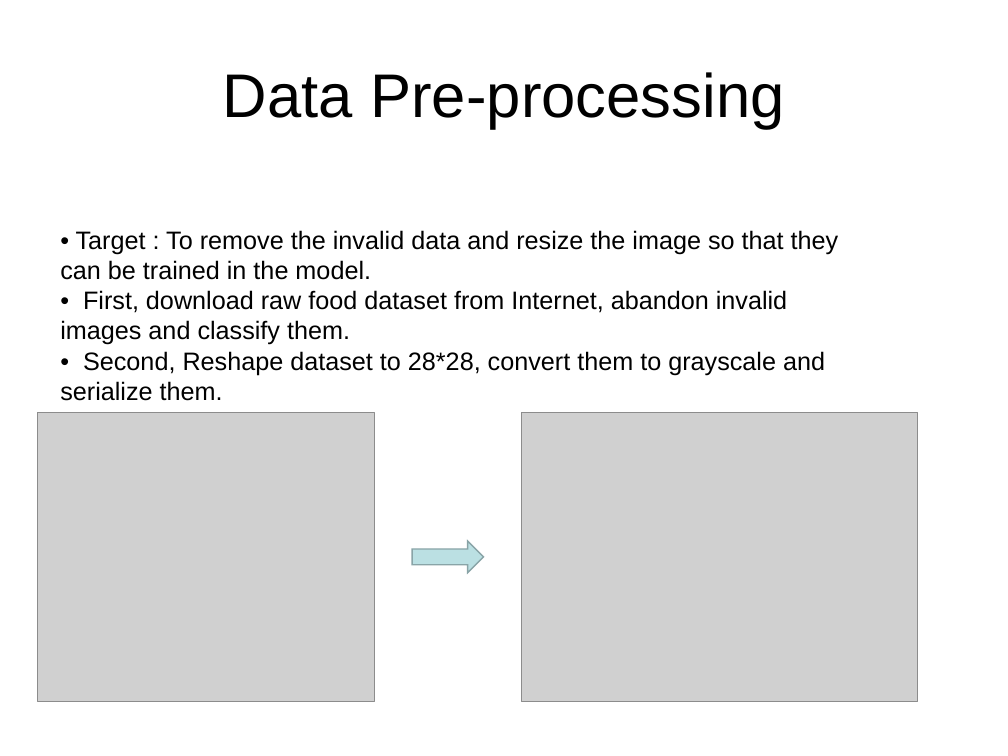
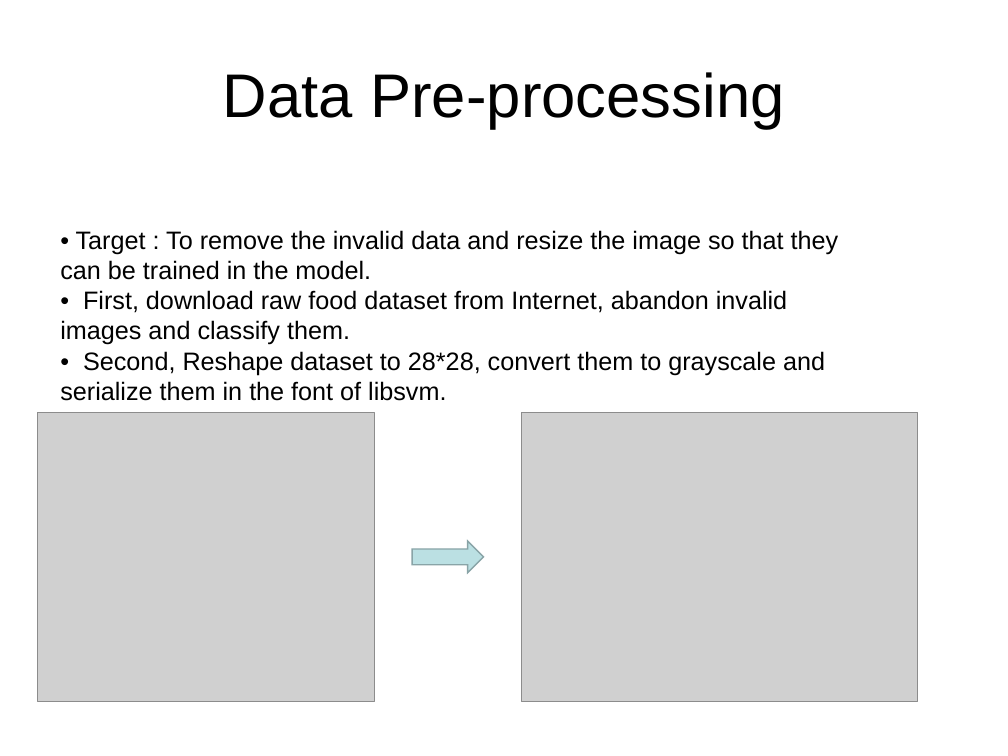
Before and after one commit to wonderjeo/Spark_DL4J, a slide deck: slide 9 of cloud_version5.ppt. Drawn at 1008x756 pixels with LibreOffice and Linux fonts; fonts in the diff are those of the drawing; grey boxes stand for pictures; background and template pictures are left out. Boxes give left, top, right and bottom in pixels: in the first picture for what was removed or moved away, otherwise in the second. Text is boxed around its words. In the diff, an @@ line names an element or a change of style, - is before the commit and + after.

```diff
--- a/cloud_version5.ppt
+++ b/cloud_version5.ppt
@@ text at (x1=60, y1=351, x2=825, y2=401): text changed @@
-• Second, Reshape dataset to 28*28, convert them to grayscale and serialize them.
+• Second, Reshape dataset to 28*28, convert them to grayscale and serialize them in the font of libsvm.
```
